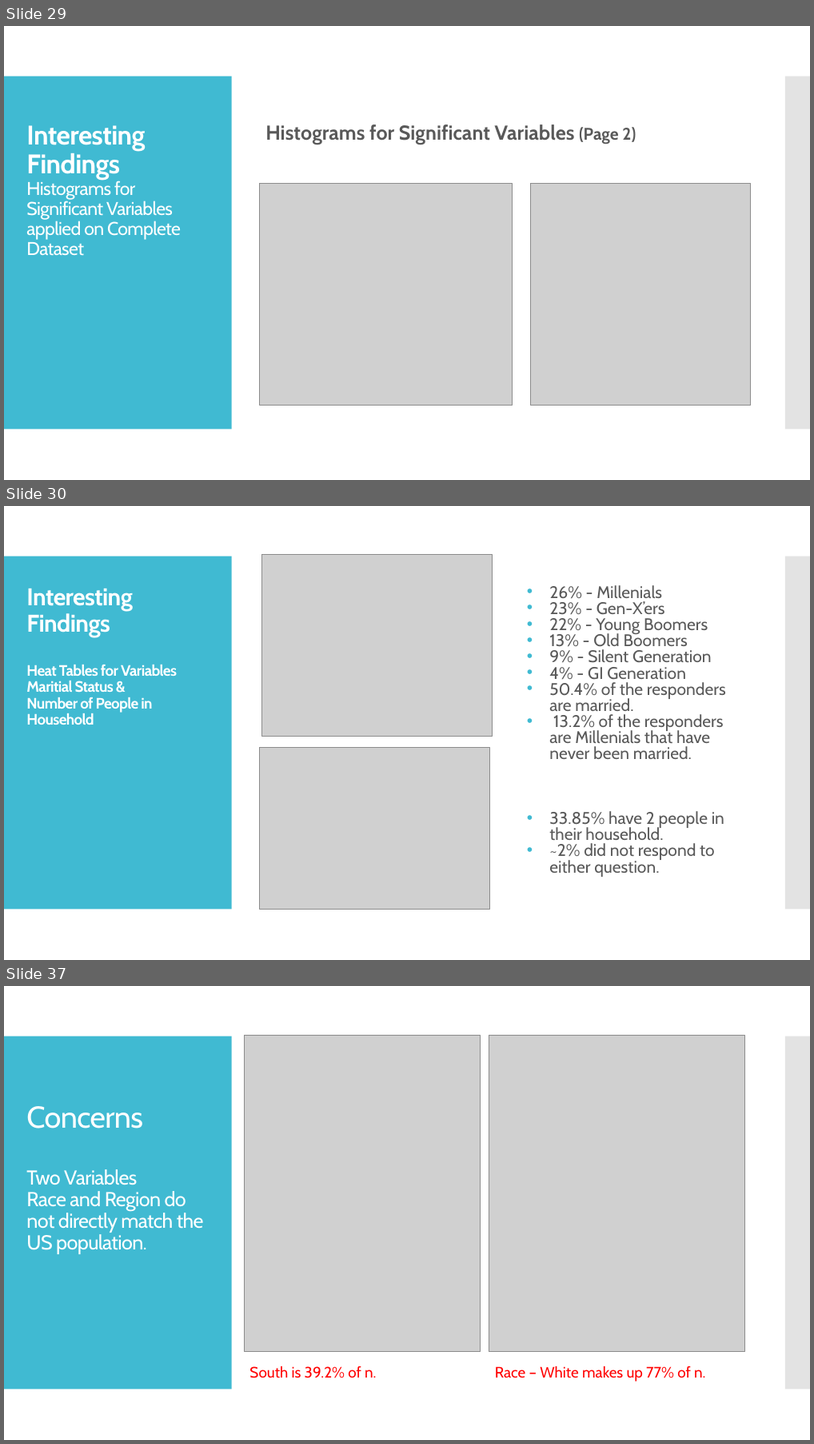
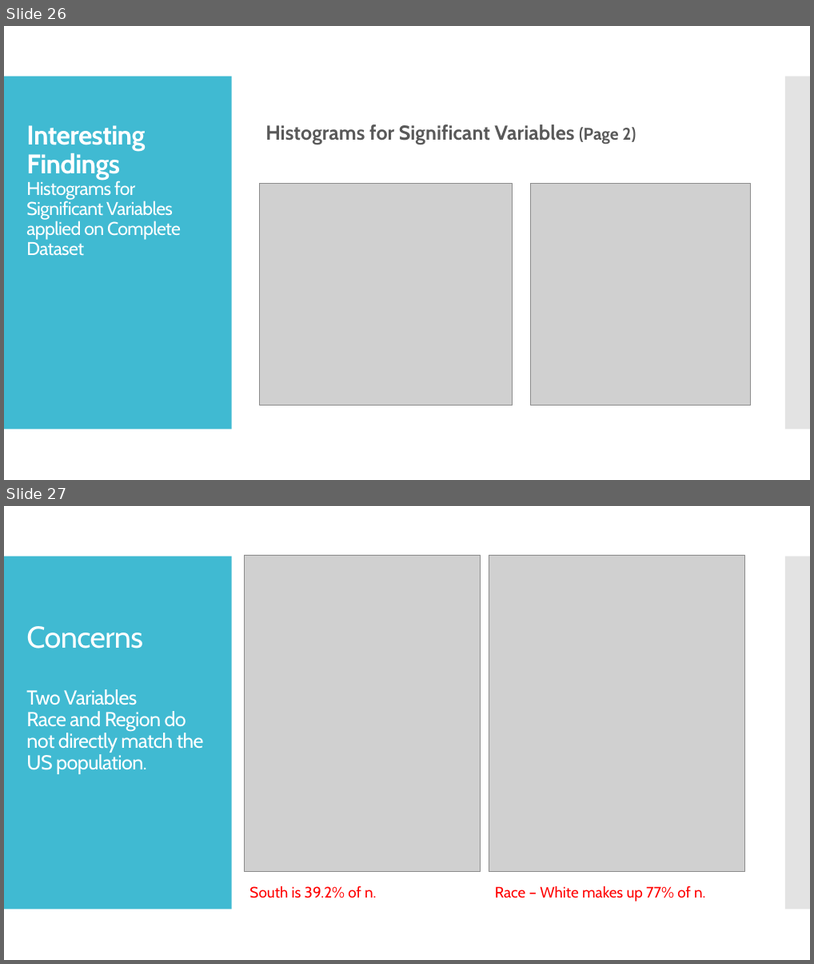
Before and after one commit to austintoller/Final-Capstone-Project, a slide deck: Capstone_Final_Report_Cybersecurity.pptx. Shown one above the other, each under a label of ours: slides 29, 30 and 37 before the commit, slides 26 and 27 after it; the slides between them are not shown. The pictures are 814x1444 and 814x964 pixels, drawn with LibreOffice and Linux fonts; fonts in the diff are those of the drawing; grey boxes stand for pictures. Boxes give left, top, right and bottom in pixels: in the first picture for what was removed or moved away, otherwise in the second. Text is boxed around its words. In the diff, an @@ line names an element or a change of style, - is before the commit and + after.

```diff
--- a/Capstone_Final_Report_Cybersecurity.pptx
+++ b/Capstone_Final_Report_Cybersecurity.pptx
@@ slide 30 removed at box(4, 506, 810, 960), background #FFFFFF; not listed: 2 template elements that a slide beside it also shows @@
@@ picture removed at box(262, 554, 492, 736) @@
@@ title removed at box(26, 588, 177, 724) @@
-Interesting Findings
-Heat Tables for Variables
-Maritial Status &
-Number of People in Household
@@ text removed at box(550, 585, 726, 876) @@
-• 26% - Millenials
-• 23% - Gen-X’ers
-• 22% - Young Boomers
-• 13% - Old Boomers
-• 9% - Silent Generation
-• 4% - GI Generation
-• 50.4% of the responders are married.
-• 13.2% of the responders are Millenials that have never been married.
-• 33.85% have 2 people in their household.
-• ~2% did not respond to either question.
@@ picture removed at box(260, 748, 490, 909) @@
@@ what was slide 29 is now slide 26 @@
@@ what was slide 37 is now slide 27 @@
```
Also in this commit, not shown: 1 slide changed, 9 other slides removed, 2 other files.
